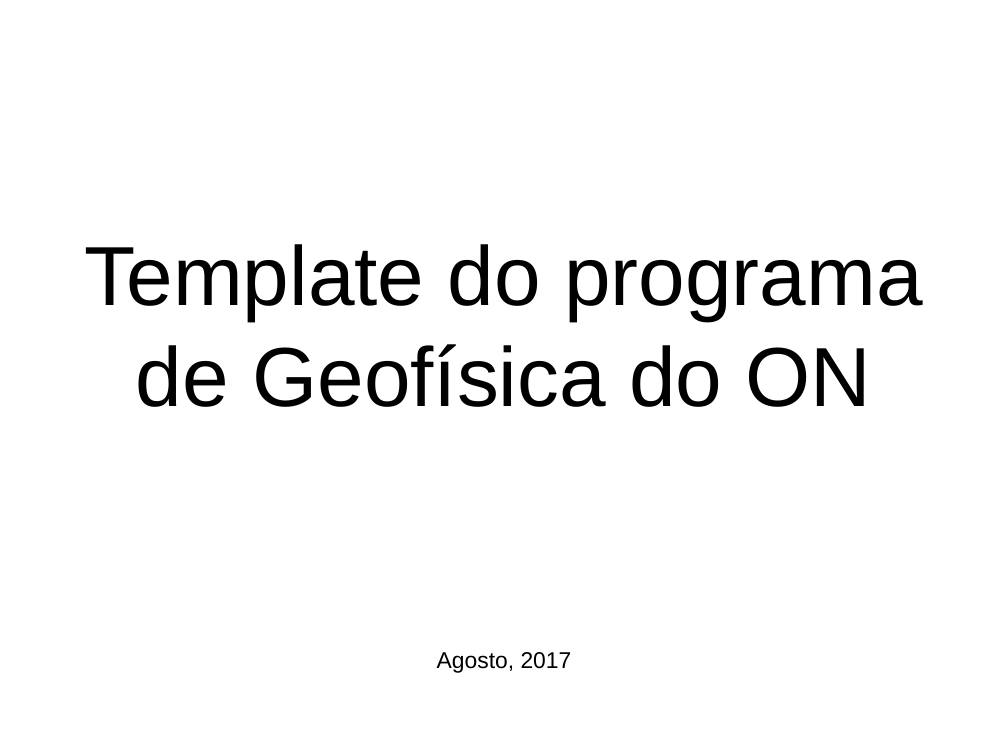
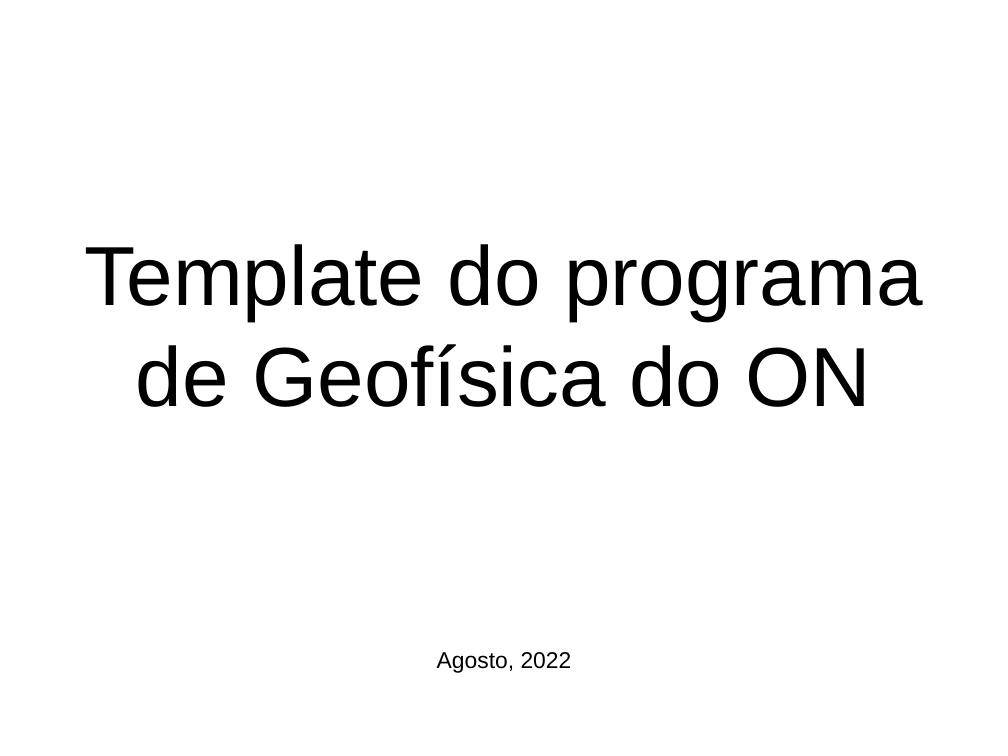
Before and after one commit to birocoles/Templates-geofisica-ON, a slide deck: slide 1 of Tutorial/tutorial_basico.odp. Drawn at 1008x756 pixels with LibreOffice and Linux fonts; fonts in the diff are those of the drawing. Boxes give left, top, right and bottom in pixels: in the first picture for what was removed or moved away, otherwise in the second. Text is boxed around its words. In the diff, an @@ line names an element or a change of style, - is before the commit and + after.

```diff
--- a/Tutorial/tutorial_basico.odp
+++ b/Tutorial/tutorial_basico.odp
@@ text at (437, 652, 572, 673): text changed @@
-Agosto, 2017
+Agosto, 2022
```
Also in this commit, not shown: 11 other slides changed, 1 slide added, 3 slides removed, 3 other files.
